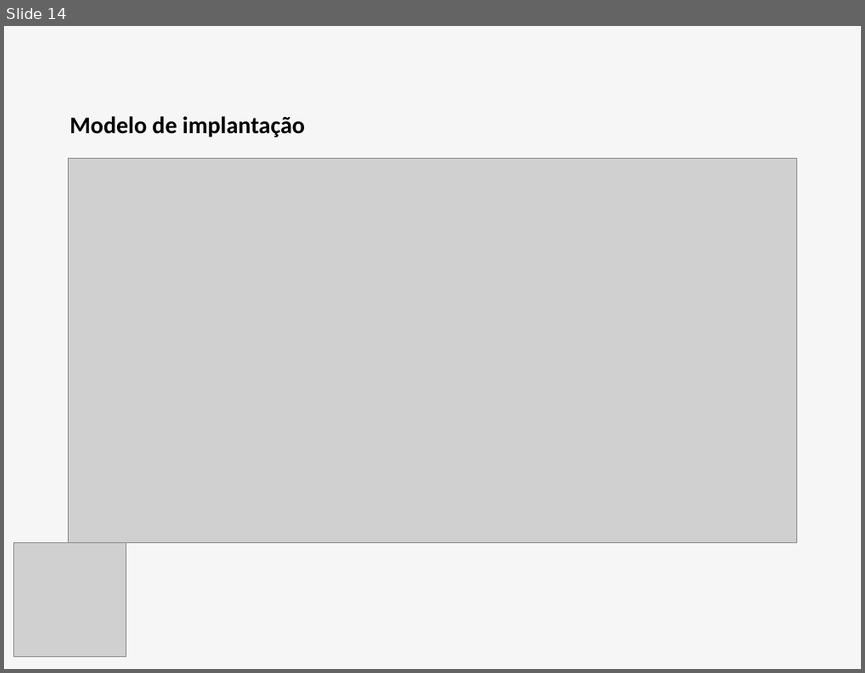
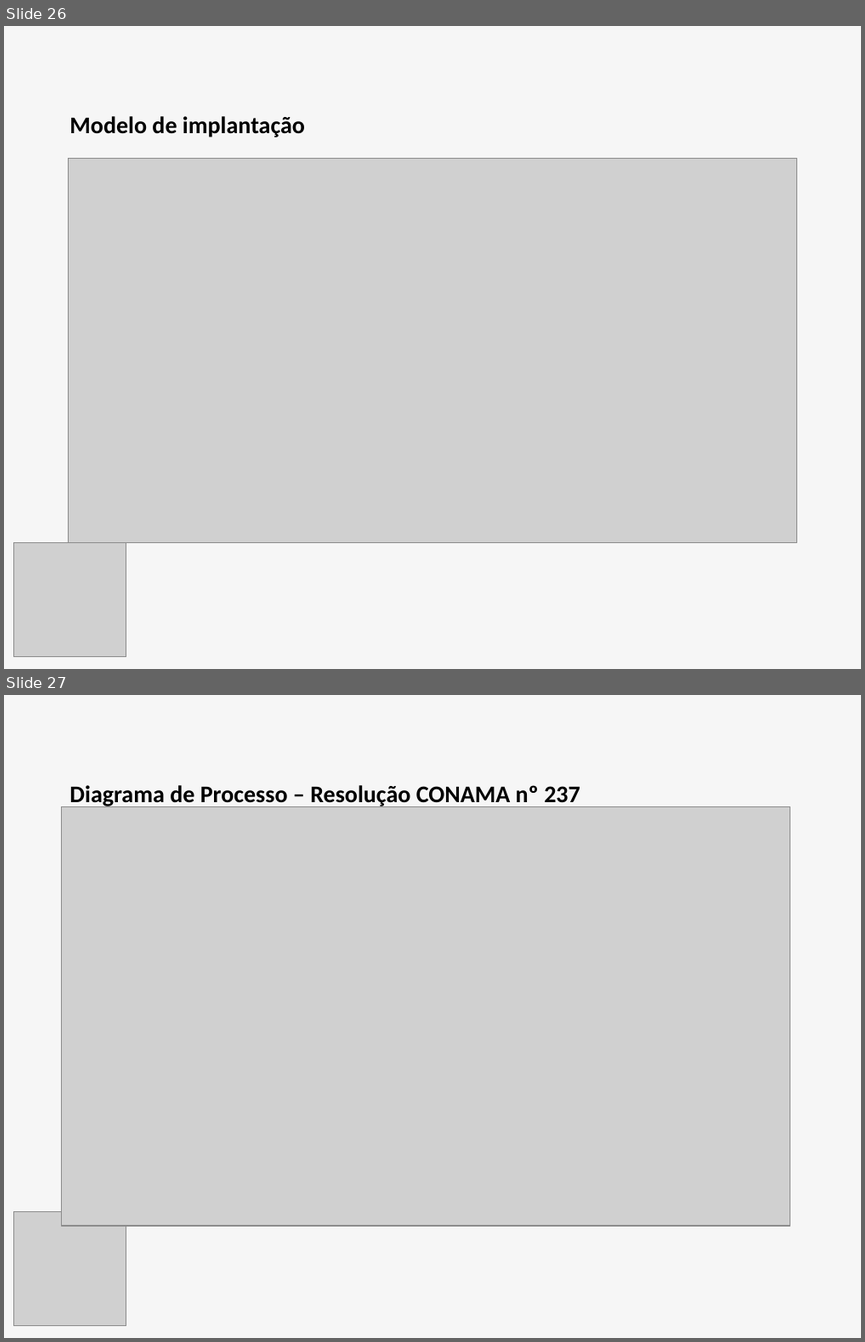
Before and after one commit to luizfernandodias/vessel-gestao-ambiental, a slide deck: apresentacao/Slides_Apresentacao_TCC.pptx. Shown one above the other, each under a label of ours: slide 14 before the commit, slides 26 and 27 after it. The pictures are 865x673 and 865x1342 pixels, drawn with LibreOffice and Linux fonts; fonts in the diff are those of the drawing; grey boxes stand for pictures. Boxes give left, top, right and bottom in pixels: in the first picture for what was removed or moved away, otherwise in the second. Text is boxed around its words. In the diff, an @@ line names an element or a change of style, - is before the commit and + after.

```diff
--- a/apresentacao/Slides_Apresentacao_TCC.pptx
+++ b/apresentacao/Slides_Apresentacao_TCC.pptx
@@ slide 27 added at [4,695,861,1338], background #F6F6F6 @@
@@ text added at [69,785,580,807], 20 pt, text #000000, bold @@
+Diagrama de Processo – Resolução CONAMA nº 237
@@ picture added at [62,807,789,1225] @@
@@ picture added at [14,1212,126,1326] @@
@@ what was slide 14 is now slide 26 @@
```
Also in this commit, not shown: 5 slides changed, 7 other slides added, 7 other files.
